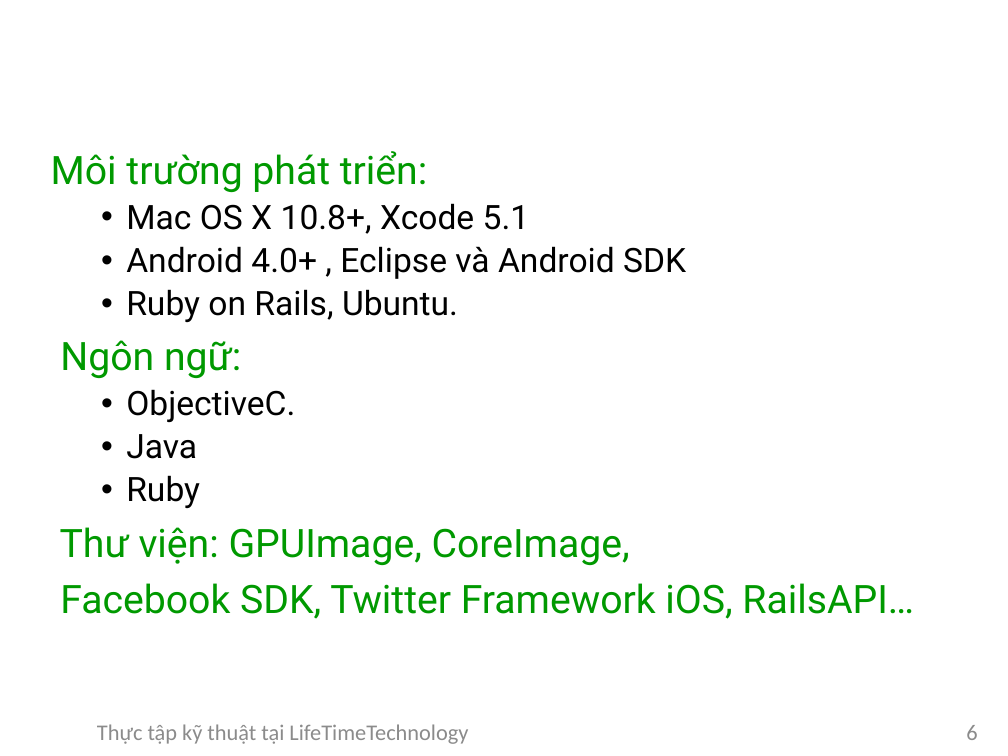
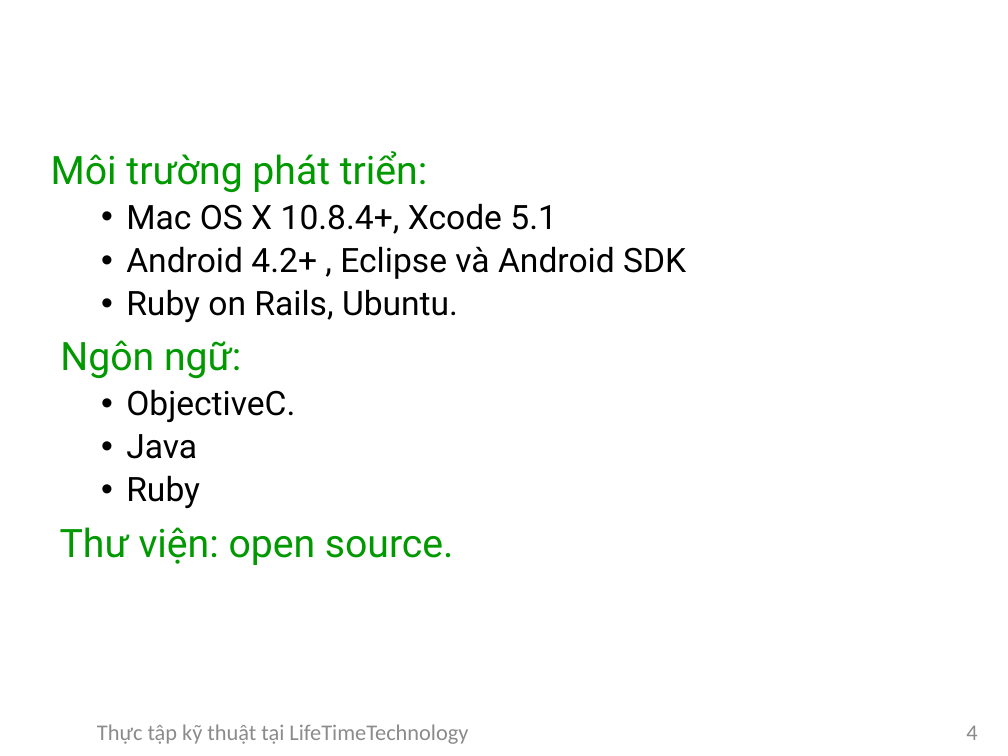
Before and after one commit to DaoVanDuong/baocaoThucTap, a slide deck: slide 4 of baocaoThucTap.pptx (slide 6 before the commit). Drawn at 1008x756 pixels with LibreOffice and Linux fonts; fonts in the diff are those of the drawing; background and template pictures are left out. Boxes give left, top, right and bottom in pixels: in the first picture for what was removed or moved away, otherwise in the second. Text is boxed around its words. In the diff, an @@ line names an element or a change of style, - is before the commit and + after.

```diff
--- a/baocaoThucTap.pptx
+++ b/baocaoThucTap.pptx
@@ text at box(126, 203, 686, 279): text changed @@
-  • Mac OS X 10.8+, Xcode 5.1
-  • Android 4.0+ , Eclipse và Android SDK
+  • Mac OS X 10.8.4+, Xcode 5.1
+  • Android 4.2+ , Eclipse và Android SDK
@@ text at box(60, 527, 454, 565): text changed @@
-Thư viện: GPUImage, CoreImage,
-Facebook SDK, Twitter Framework iOS, RailsAPI…
+Thư viện: open source.
@@ page number at box(966, 725, 977, 740): text changed @@
-6
+4
```
Also in this commit, not shown: 5 other slides changed, 1 slide added, 4 slides removed.
